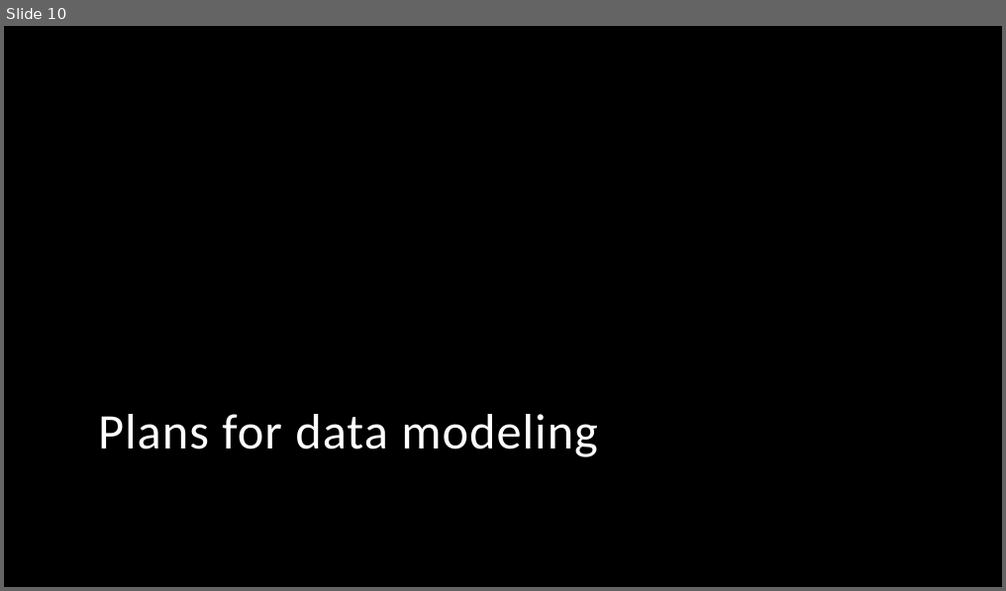
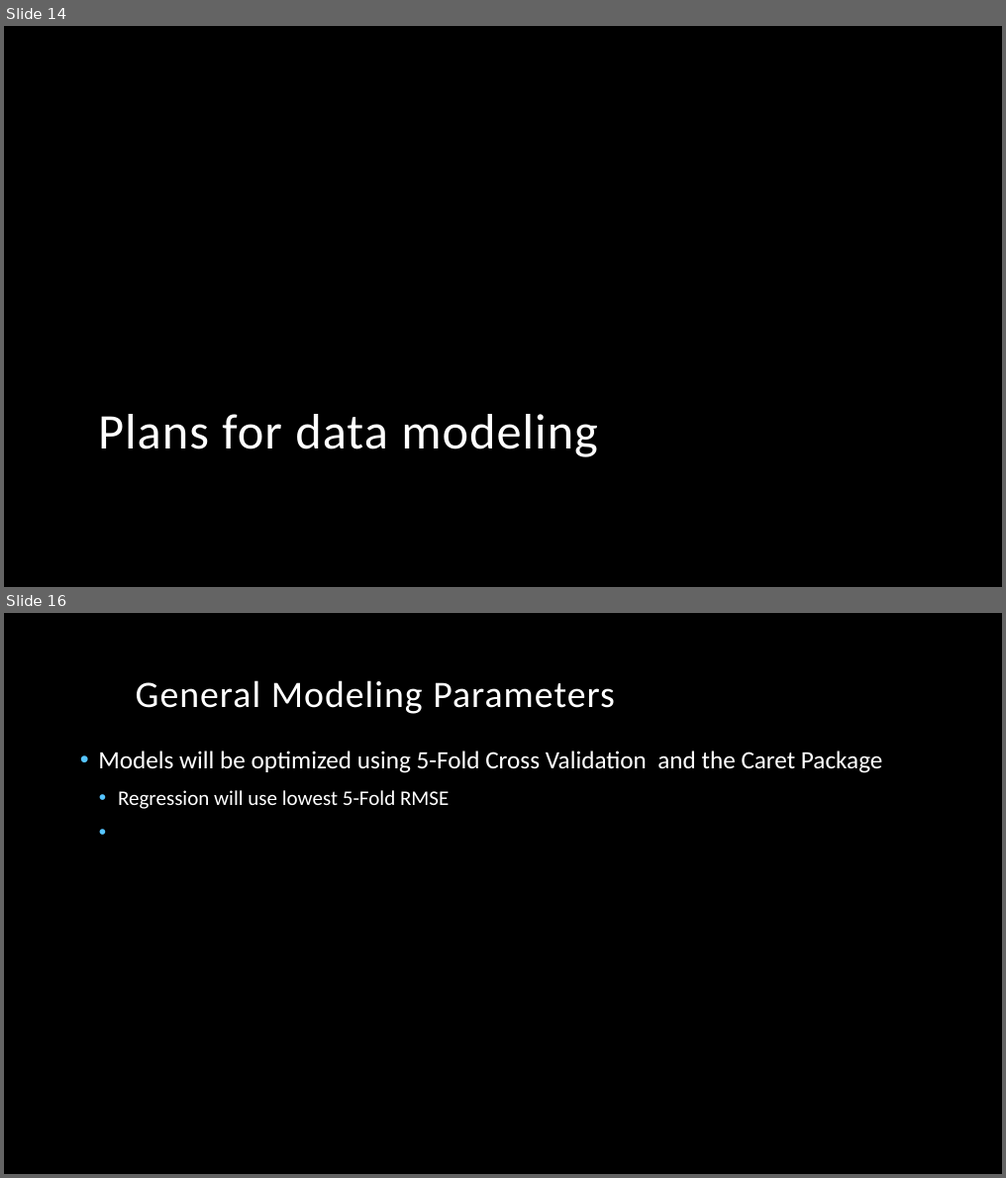
Before and after one commit to Nashavi/Rossman-Sales-Predition, a slide deck: Rossman Project.pptx. Shown one above the other, each under a label of ours: slide 10 before the commit, slides 14 and 16 after it; the slides between them are not shown. The pictures are 1006x591 and 1006x1178 pixels, drawn with LibreOffice and Linux fonts; fonts in the diff are those of the drawing; background and template pictures are left out. Boxes give left, top, right and bottom in pixels: in the first picture for what was removed or moved away, otherwise in the second. Text is boxed around its words. In the diff, an @@ line names an element or a change of style, - is before the commit and + after.

```diff
--- a/Rossman Project.pptx
+++ b/Rossman Project.pptx
@@ slide 16 added at (x1=4, y1=613, x2=1002, y2=1174), background picture (left out) @@
@@ title added at (x1=136, y1=680, x2=615, y2=714), 36 pt, text #FFFFFF @@
+General Modeling Parameters
@@ text added at (x1=98, y1=751, x2=882, y2=809), 24 pt, text #FFFFFF @@
+• Models will be optimized using 5-Fold Cross Validation and the Caret Package
+  • Regression will use lowest 5-Fold RMSE
@@ what was slide 10 is now slide 14 @@
```
Also in this commit, not shown: 7 other slides added, 3 slides removed, 1 other file.
